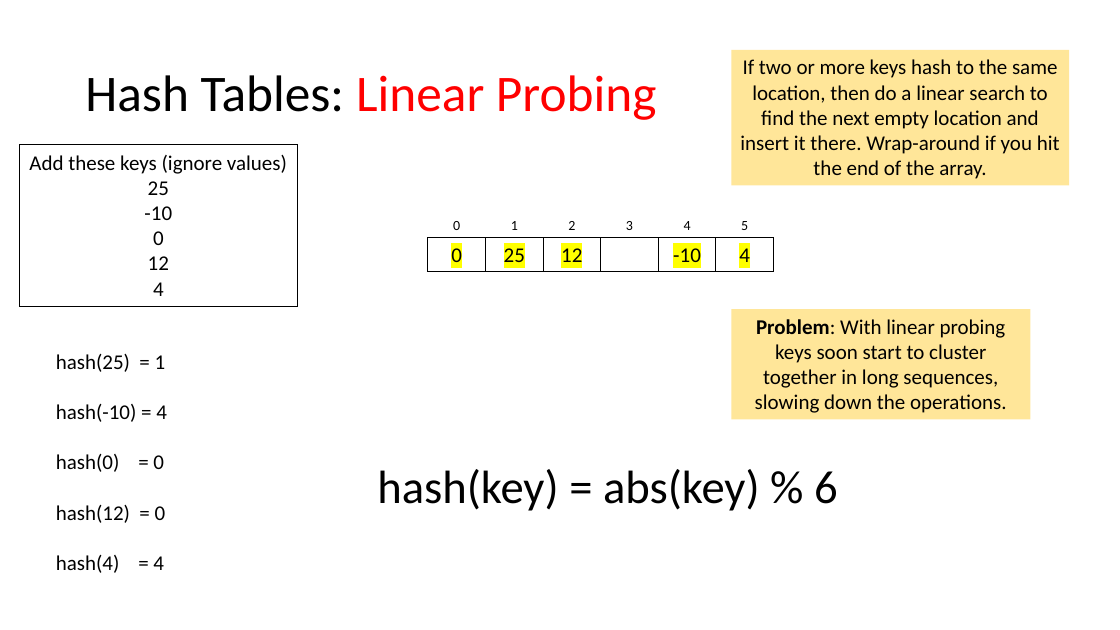
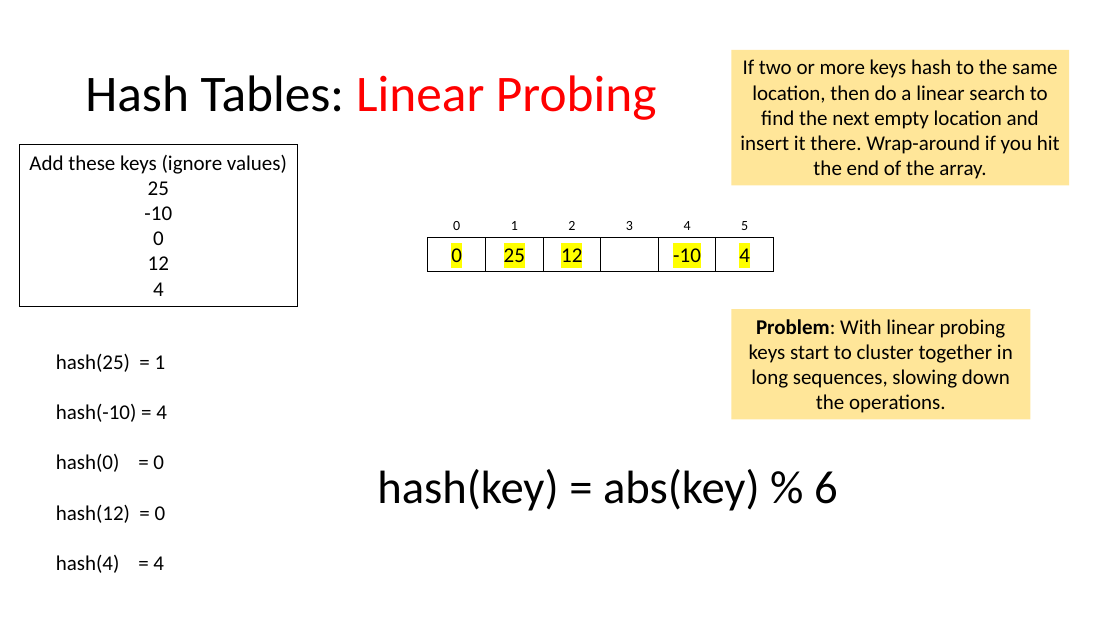
Before and after one commit to tjd1234/cmpt225fall2023, a slide deck: slide 41 of lecture_notes/week8/week8_maps_and_hashing.pptx (slide 23 before the commit). Drawn at 1120x630 pixels with LibreOffice and Linux fonts; fonts in the diff are those of the drawing. Boxes give left, top, right and bottom in pixels: in the first picture for what was removed or moved away, otherwise in the second. Text is boxed around its words. In the diff, an @@ line names an element or a change of style, - is before the commit and + after.

Commit message:
updated

```diff
--- a/lecture_notes/week8/week8_maps_and_hashing.pptx
+++ b/lecture_notes/week8/week8_maps_and_hashing.pptx
@@ text in rectangle at bbox=[749, 319, 1013, 413]: text changed @@
-Problem: With linear probing keys soon start to cluster together in long sequences, slowing down the operations.
+Problem: With linear probing keys start to cluster together in long sequences, slowing down the operations.
```
Also in this commit, not shown: 8 other slides changed, 19 slides added.
